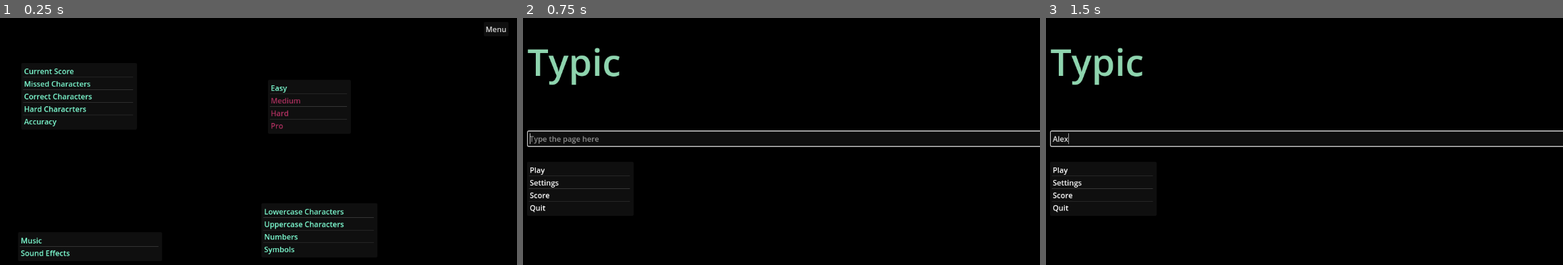
Above: before the commit, frames 1-3 (left to right).
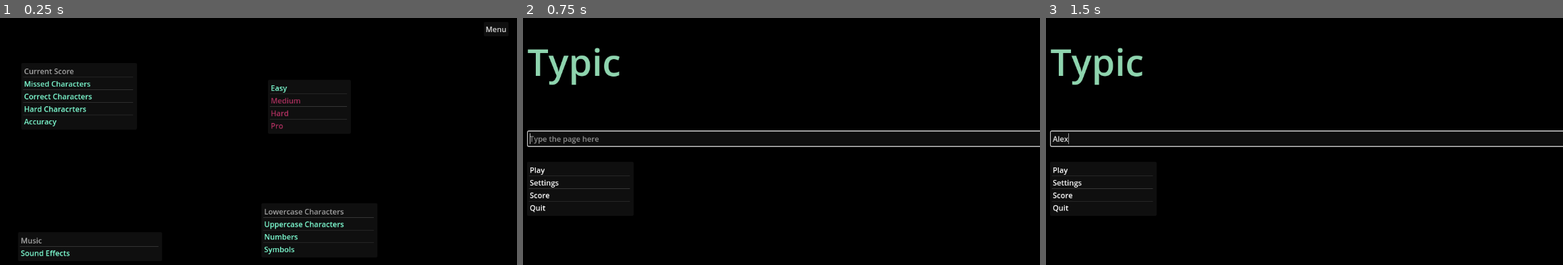
Above: after the commit, the same moments.

Repository: PeytonRobinson487/Typic-Repo
Game: Godot game, scene res://Scenes/settings.tscn
Same seed, same stepped clock (60 frames per second), same inputs: the game is played once before the commit and once after it. This scene is started directly instead of the project's main scene.
Inputs (mouse positions are in pixels of both pictures, inside the frame that each line leads up to):
- Up to frame 1 (0.25 s): no input
- Up to frame 2 (0.75 s): click "Menu" at 0.5 s
- Up to frame 3 (1.5 s): click (1309, 139) at 1.27 s; type "Alex" at 1.35 s

The runs differ from the first frame. In frame 1, 0.3% of the frame differs, in the area x 4-67%, y 20-92%; in frame 2, nothing differs; in frame 3, nothing differs.
Error after the commit: Invalid assignment of property or key '0' with value of type 'int' on a base object of type 'int'. (res://Scripts/data.gd:150)

Commit message:
Working on Saved data
Trying to figure out how to load the data correctly. The problem lies within how my function is set up and parameter passing.

Diff:
--- a/Scripts/data.gd
+++ b/Scripts/data.gd
@@ -111,6 +111,7 @@
 	file.store_var(hard_character_magnitude)
 	file.store_var(longest_streak)
 	file.store_var(difficulty)
+	print("Saving text_modifiers: " + str(text_modifiers))
 	file.store_var(text_modifiers)
 	file.store_var(sound_modifiers)
 	file.store_var(score_modifiers)
@@ -127,11 +128,15 @@
 		if !assign_variable(total_correct, TYPE_INT, file, 2): total_correct = 0
 		if !assign_variable(average_accuracy, TYPE_FLOAT, file, 3): average_accuracy = 0.0
 		if !assign_variable(player_level, TYPE_INT, file, 4): player_level = 1
+		print("load hard_characters before: " + str(hard_characters))
 		if !assign_variable(hard_characters, TYPE_ARRAY, file, 5): hard_characters.clear()
+		print("load hard_characters after: " + str(hard_characters))
 		if !assign_variable(hard_character_magnitude, TYPE_FLOAT, file, 6): hard_character_magnitude = 0.0
 		if !assign_variable(longest_streak, TYPE_INT, file, 7): longest_streak = 0
 		if !assign_variable(difficulty, TYPE_INT, file, 8): difficulty = Difficulty.EASY
+		print("load text_modifiers before: " + str(text_modifiers))
 		if !assign_variable(text_modifiers, TYPE_ARRAY, file, 9): text_modifiers = [true, true, true, true]
+		print("load text_modifiers after: " + str(text_modifiers))
 		if !assign_variable(sound_modifiers, TYPE_ARRAY, file, 10): sound_modifiers = [true, true]
 		if !assign_variable(score_modifiers, TYPE_ARRAY, file, 11): score_modifiers = [true, true, true, true, true]
 	else:
@@ -142,7 +147,7 @@
 func assign_variable(item, item_type, file: FileAccess, line: int) -> bool:
 	var new_item = file.get_var()
 	if (typeof(new_item) == item_type):
-		item = new_item
+		item[0] = new_item
 	else:
 		print("Item type \"" + str(typeof(item)) + "\" does not match expected item type \"" + str(item_type) + "\". Variable reset on item " + str(line) + ".");
 		return false;
--- a/Scripts/game.gd
+++ b/Scripts/game.gd
@@ -30,9 +30,6 @@
 		c_text = correct_input(c_text, user_letter, data)
 	else:
 		wrong_input(user_letter, data)
-
-	print(data.hard_characters)
-	print(data.hard_character_magnitude)
 
 	user_input.text = ""
 	update_c_text(c_text)
--- a/Scripts/settings.gd
+++ b/Scripts/settings.gd
@@ -98,6 +98,7 @@
 	# removes user focus
 	item_list.set_focus_mode(0)
 	item_list.deselect_all()
+
 # updates difficulty buttons
 func update_difficulty_button(index: int) -> void:
 	# colors
@@ -117,6 +118,7 @@
 	# removes user focus
 	difficulty.set_focus_mode(0)
 	difficulty.deselect_all()
+
 # updates all buttons according to scene variable data: score, text, sound, difficulty
 func update_all_buttons():
 	for i in data.score_modifiers.size():
Not shown, removed: saved_data.save.txt
Binary file changed: saved_data.txt
